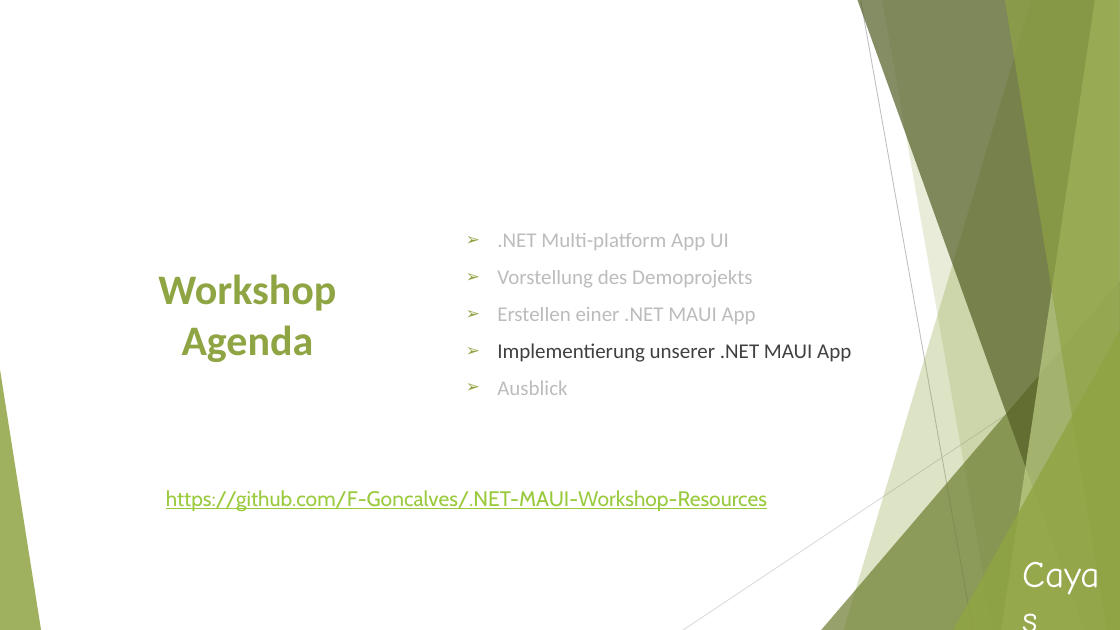
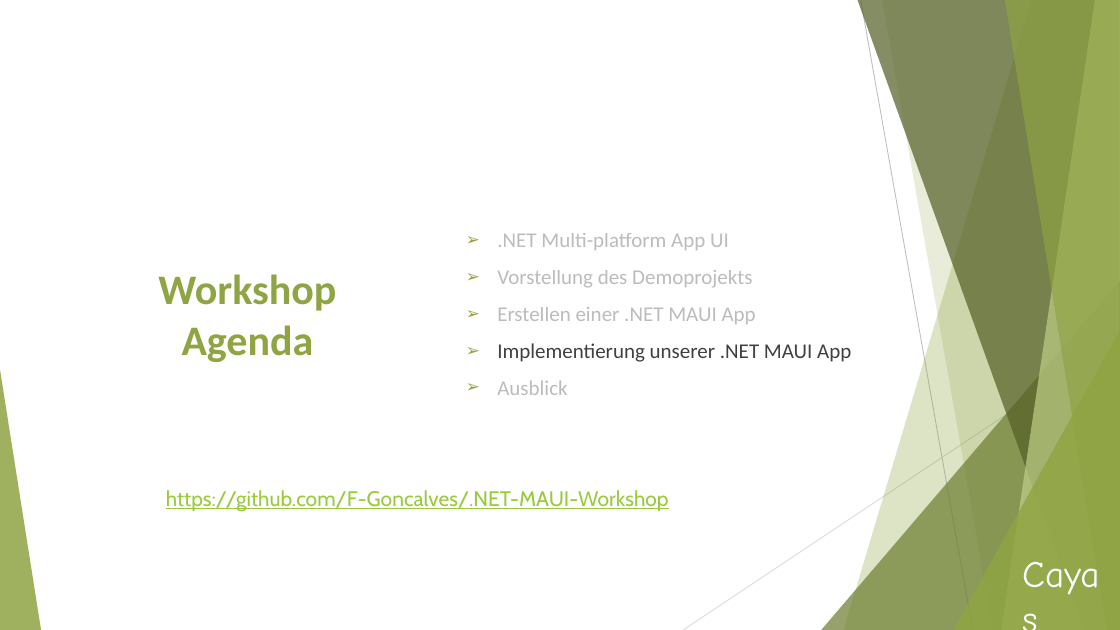
Before and after one commit to F-Goncalves/.NET-MAUI-Workshop-Resources, a slide deck: slide 10 of Workshop-Dotnet-MAUI.pptx. Drawn at 1120x630 pixels with LibreOffice and Linux fonts; fonts in the diff are those of the drawing. Boxes give left, top, right and bottom in pixels: in the first picture for what was removed or moved away, otherwise in the second. Text is boxed around its words. In the diff, an @@ line names an element or a change of style, - is before the commit and + after.

```diff
--- a/Workshop-Dotnet-MAUI.pptx
+++ b/Workshop-Dotnet-MAUI.pptx
@@ text at (166, 490, 669, 512): text changed @@
-https://github.com/F-Goncalves/.NET-MAUI-Workshop-Resources
+https://github.com/F-Goncalves/.NET-MAUI-Workshop
```
Also in this commit, not shown: 6 other slides changed.
